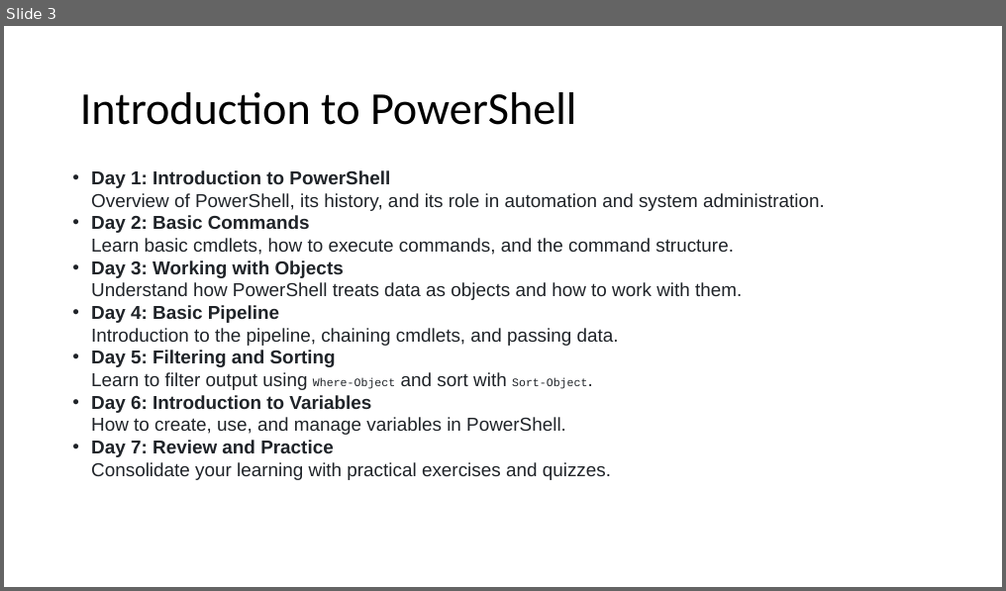
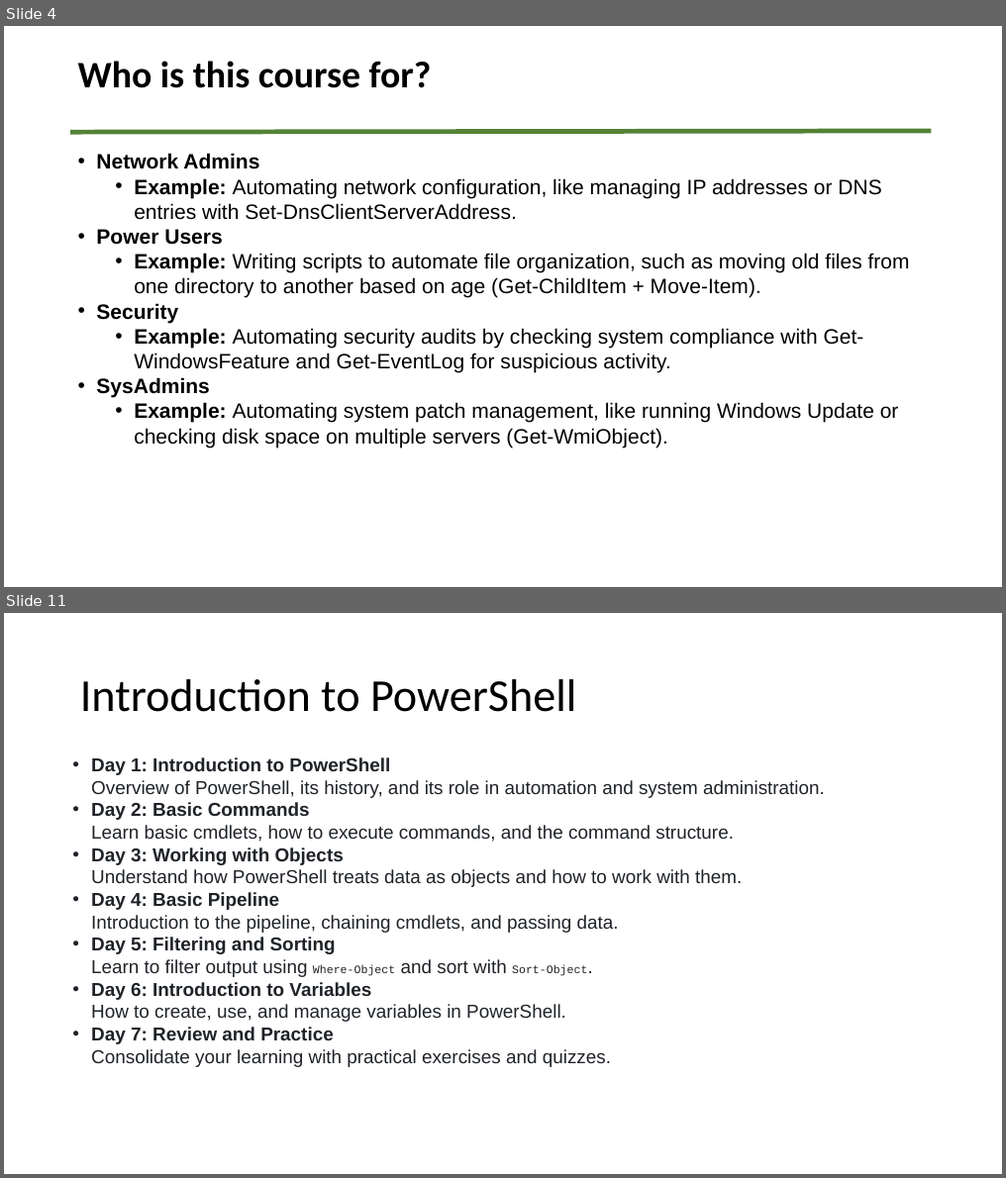
Before and after one commit to PSRITPro/my-learning-journal, a slide deck: PowerShell/Day1/PowerShell.pptx. Shown one above the other, each under a label of ours: slide 3 before the commit, slides 4 and 11 after it; the slides between them are not shown. The pictures are 1006x591 and 1006x1178 pixels, drawn with LibreOffice and Linux fonts; fonts in the diff are those of the drawing. Boxes give left, top, right and bottom in pixels: in the first picture for what was removed or moved away, otherwise in the second. Text is boxed around its words. In the diff, an @@ line names an element or a change of style, - is before the commit and + after.

```diff
--- a/PowerShell/Day1/PowerShell.pptx
+++ b/PowerShell/Day1/PowerShell.pptx
@@ slide 4 added at (4, 26, 1002, 587), background #FFFFFF @@
@@ title added at (70, 49, 932, 101), outline #FFFFFF 0.75 pt, 36 pt, text #000000, bold @@
+Who is this course for?
@@ line added from (70, 132) to (932, 131), #548235 4.5 pt @@
@@ text added at (96, 153, 910, 448), 20 pt, text #000000 @@
+• Network Admins
+  • Example: Automating network configuration, like managing IP addresses or DNS entries with Set-DnsClientServerAddress.
+• Power Users
+  • Example: Writing scripts to automate file organization, such as moving old files from one directory to another based on age (Get-ChildItem + Move-Item).
+• Security
+  • Example: Automating security audits by checking system compliance with Get-WindowsFeature and Get-EventLog for suspicious activity.
+• SysAdmins
+  • Example: Automating system patch management, like running Windows Update or checking disk space on multiple servers (Get-WmiObject).
@@ what was slide 3 is now slide 11 @@
```
Also in this commit, not shown: 8 slides changed, 2 other slides added, 4 other files.
